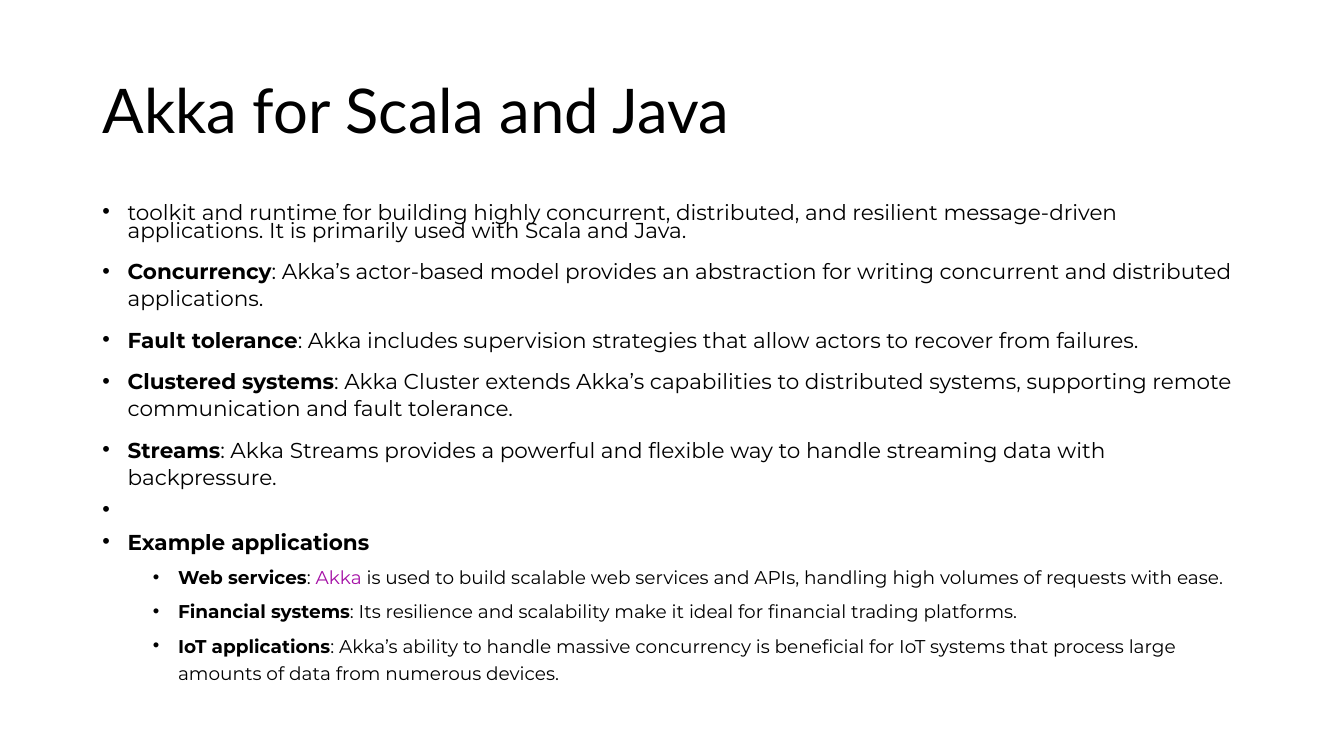
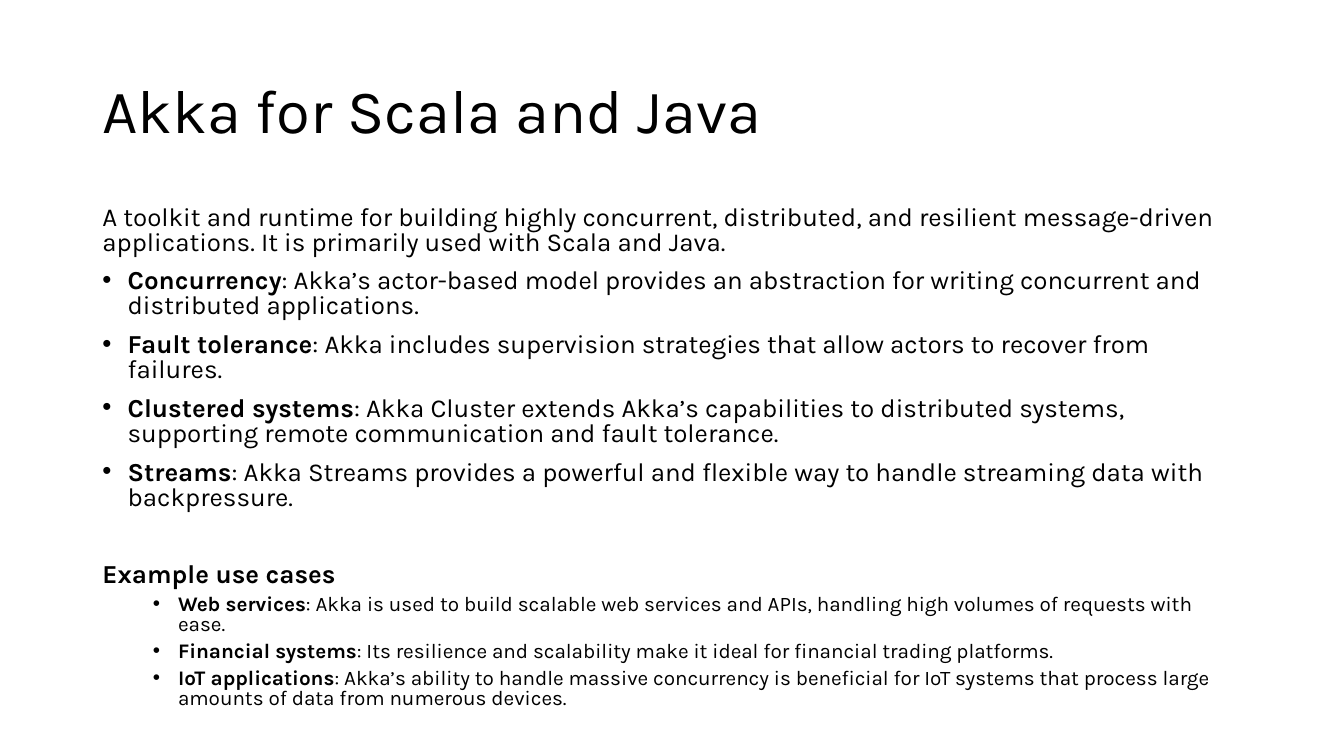
Before and after one commit to aregm/system-design-course, a slide deck: slide 20 of docs/Lecture 9.pptx. Drawn at 1344x756 pixels with LibreOffice and Linux fonts; fonts in the diff are those of the drawing. Boxes give left, top, right and bottom in pixels: in the first picture for what was removed or moved away, otherwise in the second. Text is boxed around its words. In the diff, an @@ line names an element or a change of style, - is before the commit and + after.

```diff
--- a/docs/Lecture 9.pptx
+++ b/docs/Lecture 9.pptx
@@ title "Akka for Scala and Java" at (102, 90, 761, 134): font Lato to Karla @@
@@ text at (102, 208, 1213, 257): text changed; size 15.4 to 18.5 pt; font Montserrat to Karla @@
-• toolkit and runtime for building highly concurrent, distributed, and resilient message-driven applications. It is primarily used with Scala and Java.
+A toolkit and runtime for building highly concurrent, distributed, and resilient message-driven applications. It is primarily used with Scala and Java.
@@ text at (128, 271, 1210, 691): size 15.4 to 18.5 pt in "Concurrency: Akka’s actor-based model provides an abstractio ...", "Fault tolerance: Akka includes supervision strategies that ...", "Clustered systems: Akka Cluster extends Akka’s capabilities ...", "Streams: Akka Streams provides a powerful and ..."; font Montserrat to Karla in "Concurrency: Akka’s actor-based model provides an abstractio ...", "Fault tolerance: Akka includes supervision strategies that ...", "Clustered systems: Akka Cluster extends Akka’s capabilities ...", "Streams: Akka Streams provides a powerful and ..." and 3 more places; size 13.2 to 14.8 pt in "Web services: Akka is used to build ...", "Financial systems: Its resilience and scalability make ...", "IoT applications: Akka’s ability to handle massive ..."; text colour #A511A6 to #000000 in "Akka"; line spacing 19.5pt to 0.8 @@
@@ text at (102, 565, 336, 589): text changed; size 15.4 to 18.5 pt; font Montserrat to Karla @@
-• Example applications
+Example use cases
```
Also in this commit, not shown: 19 other slides changed, 1 slide added.
